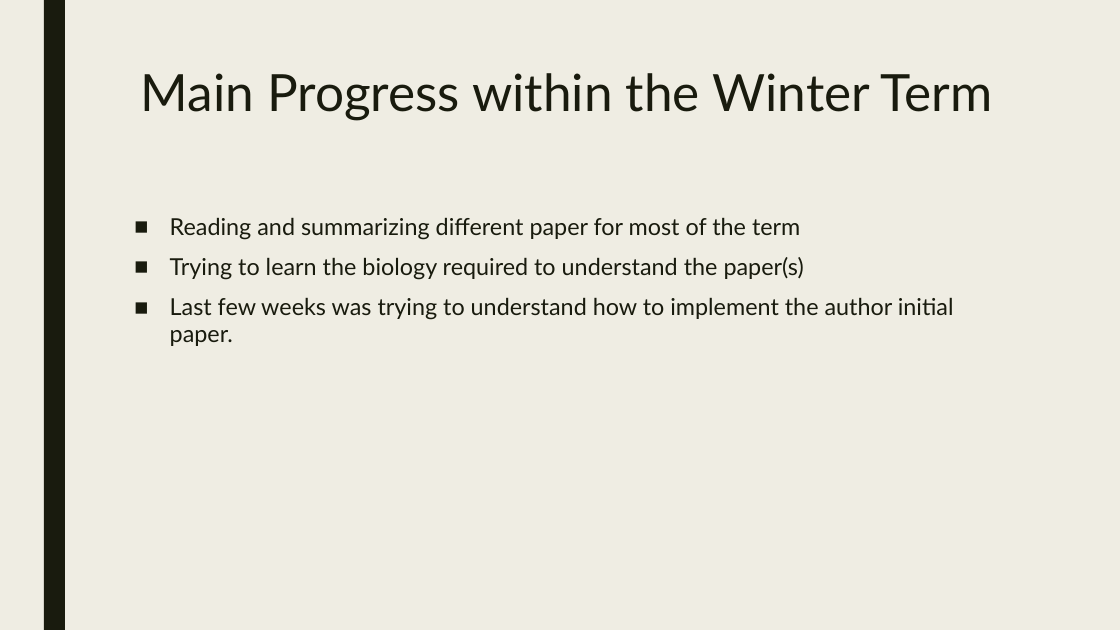
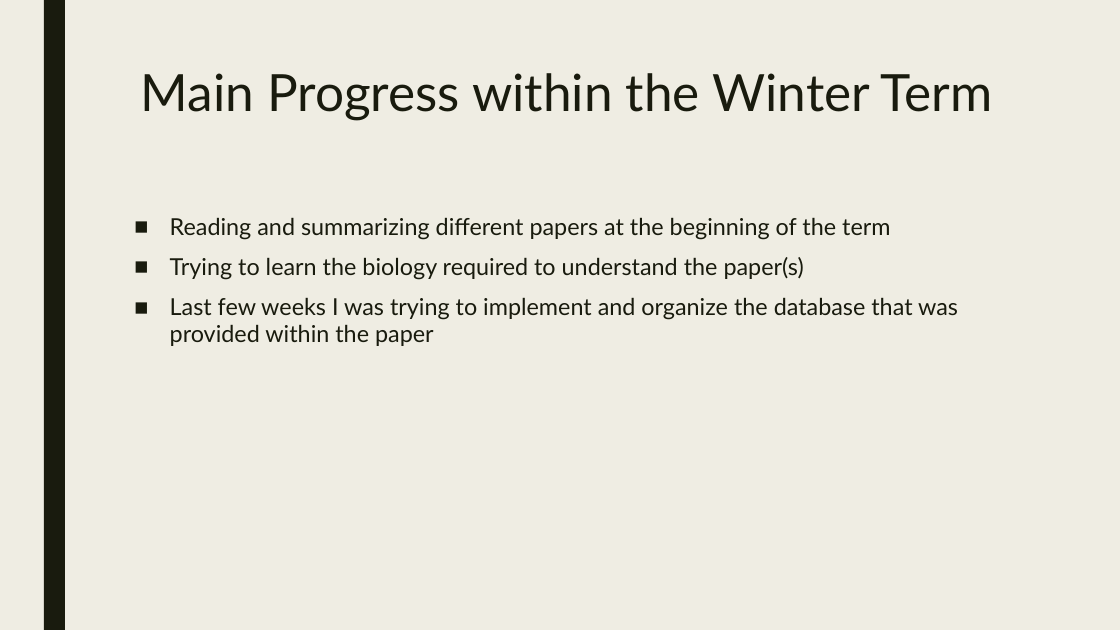
Before and after one commit to DanielLeski/CS4999-Research, a slide deck: slide 13 of Research Presentation.pptx (slide 10 before the commit). Drawn at 1120x630 pixels with LibreOffice and Linux fonts; fonts in the diff are those of the drawing. Boxes give left, top, right and bottom in pixels: in the first picture for what was removed or moved away, otherwise in the second. Text is boxed around its words. In the diff, an @@ line names an element or a change of style, - is before the commit and + after.

```diff
--- a/Research Presentation.pptx
+++ b/Research Presentation.pptx
@@ text at [170,217,890,240]: text changed @@
-■ Reading and summarizing different paper for most of the term
+■ Reading and summarizing different papers at the beginning of the term
@@ text at [170,297,958,346]: text changed @@
-■ Last few weeks was trying to understand how to implement the author initial paper.
+■ Last few weeks I was trying to implement and organize the database that was provided within the paper
```
Also in this commit, not shown: 4 other slides changed, 3 slides added, 2 other files.
